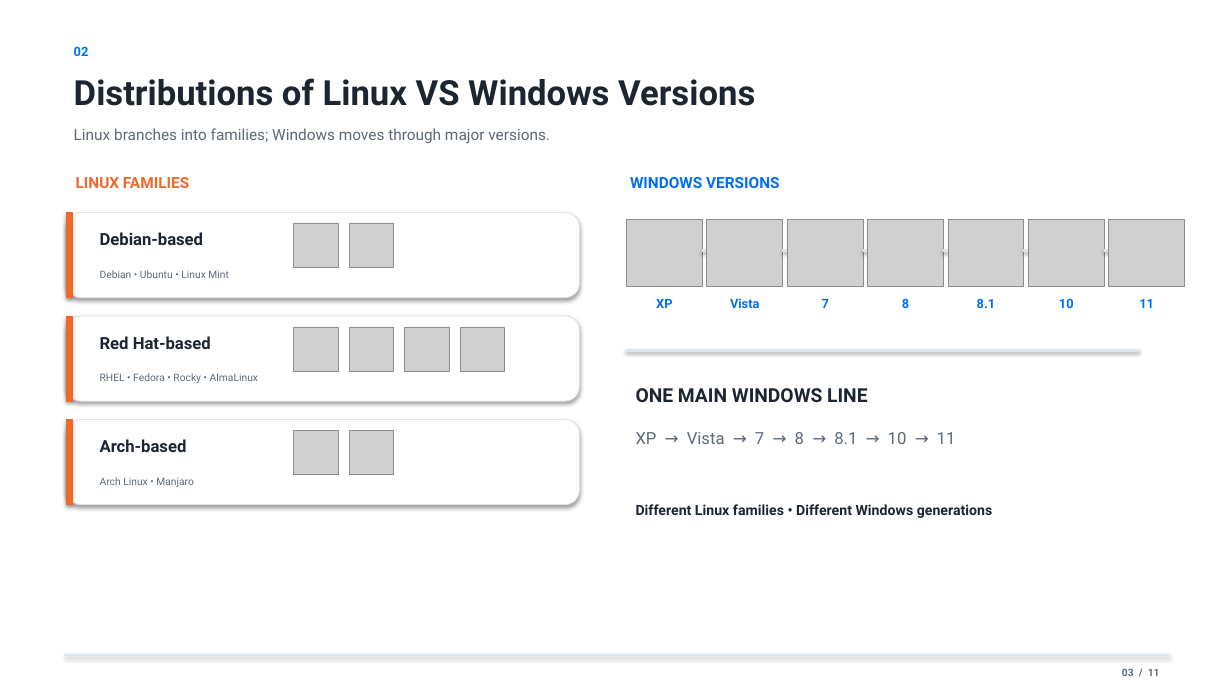
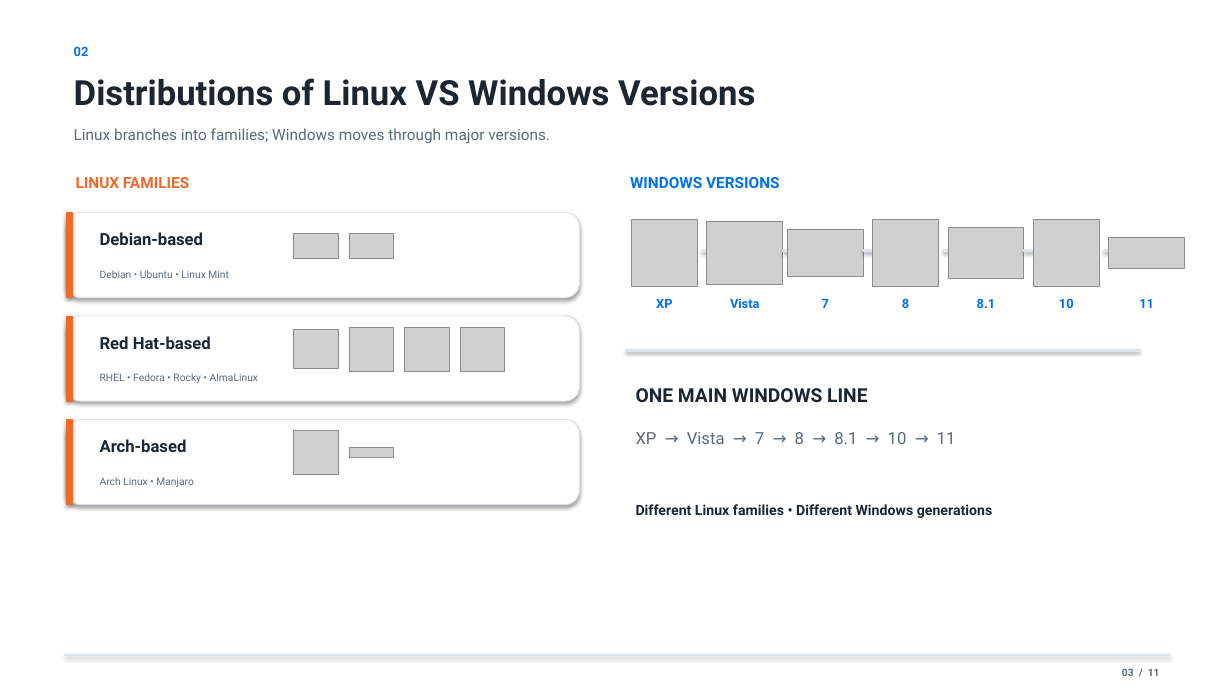
Before and after one commit to pctaha501-create/werhtjk, a slide deck: slide 3 of Linux_vs_Windows_Professional.pptx. Drawn at 1232x693 pixels with LibreOffice and Linux fonts; fonts in the diff are those of the drawing; grey boxes stand for pictures. Boxes give left, top, right and bottom in pixels: in the first picture for what was removed or moved away, otherwise in the second. Text is boxed around its words. In the diff, an @@ line names an element or a change of style, - is before the commit and + after.

Commit message:
fix: correct PowerPoint image aspect ratios

```diff
--- a/Linux_vs_Windows_Professional.pptx
+++ b/Linux_vs_Windows_Professional.pptx
@@ picture: place and size @@
-picture at (294, 224, 338, 268)
+picture at (294, 234, 338, 259)
@@ picture: place and size @@
-picture at (349, 224, 394, 268)
+picture at (349, 234, 394, 259)
@@ picture: place and size @@
-picture at (627, 220, 702, 287)
+picture at (631, 220, 698, 287)
@@ picture: place and size @@
-picture at (787, 220, 863, 287)
+picture at (787, 229, 863, 277)
@@ picture: place and size @@
-picture at (868, 220, 944, 287)
+picture at (872, 220, 939, 287)
@@ picture: place and size @@
-picture at (948, 220, 1024, 287)
+picture at (948, 227, 1024, 279)
@@ picture: place and size @@
-picture at (1029, 220, 1104, 287)
+picture at (1033, 220, 1100, 287)
@@ picture: place and size @@
-picture at (1109, 220, 1185, 287)
+picture at (1109, 238, 1185, 268)
@@ picture: place and size @@
-picture at (349, 431, 394, 475)
+picture at (349, 447, 394, 457)
```
Also in this commit, not shown: 10 other slides changed.
